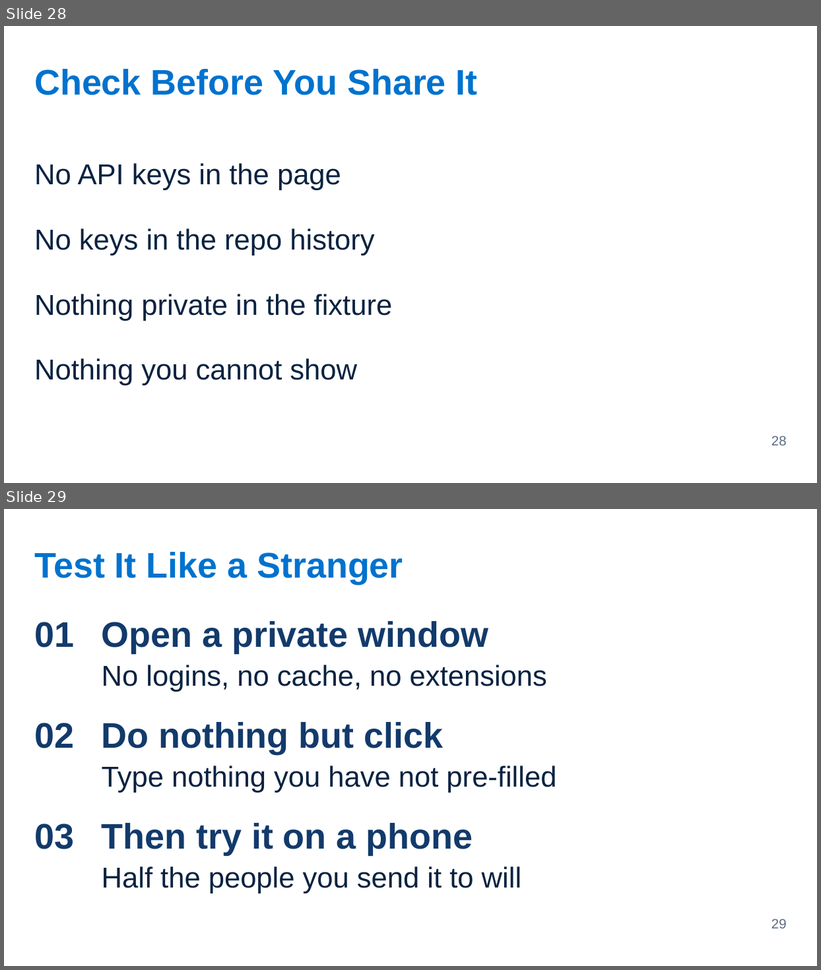
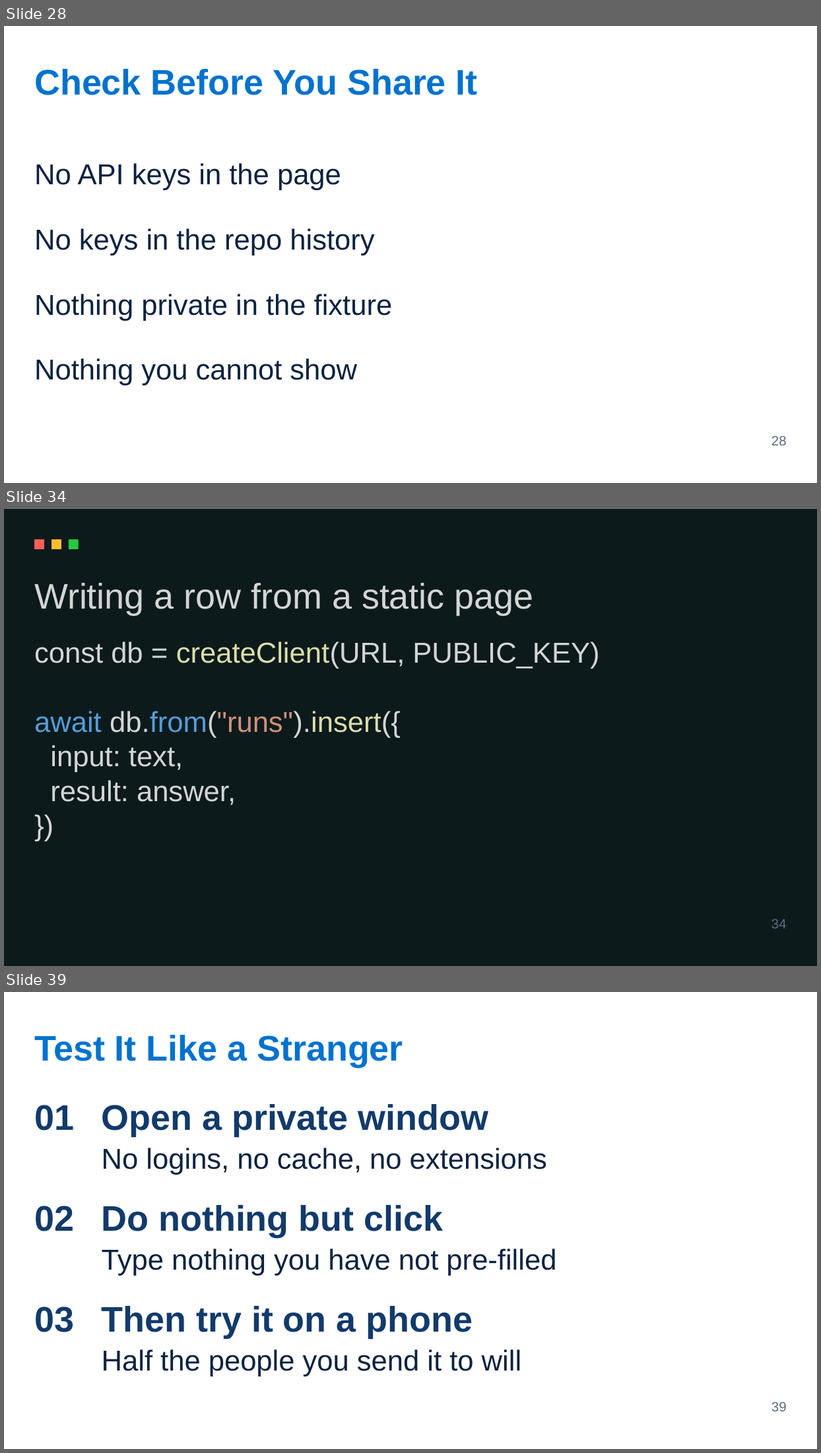
Before and after one commit to Victor-Palacios/SLaiDES, a slide deck: examples/pptx/immersion-2-3-making-it-demoable.pptx. Shown one above the other, each under a label of ours: slides 28 and 29 before the commit, slides 28, 34 and 39 after it; the slides between them are not shown. The pictures are 821x970 and 821x1453 pixels, drawn with LibreOffice and Linux fonts; fonts in the diff are those of the drawing. Boxes give left, top, right and bottom in pixels: in the first picture for what was removed or moved away, otherwise in the second. Text is boxed around its words. In the diff, an @@ line names an element or a change of style, - is before the commit and + after.

```diff
--- a/examples/pptx/immersion-2-3-making-it-demoable.pptx
+++ b/examples/pptx/immersion-2-3-making-it-demoable.pptx
@@ slide 34 added at (x1=4, y1=509, x2=817, y2=966), background #0C1A1C @@
@@ rectangle added at (x1=34, y1=539, x2=44, y2=549), fill #FF5F56 @@
@@ rectangle added at (x1=52, y1=539, x2=61, y2=549), fill #FFBD2E @@
@@ rectangle added at (x1=69, y1=539, x2=79, y2=549), fill #27C93F @@
@@ text added at (x1=34, y1=583, x2=534, y2=615), 42 pt, text #D4D4D4 @@
+Writing a row from a static page
@@ text added at (x1=34, y1=642, x2=143, y2=663), 34 pt, text #D4D4D4 @@
+const db =
@@ text added at (x1=176, y1=642, x2=405, y2=669), 34 pt, text #DCDCAA @@
+createClient
@@ text added at (x1=176, y1=642, x2=599, y2=669), 34 pt, text #D4D4D4 @@
+(URL, PUBLIC_KEY)
@@ text added at (x1=207, y1=700, x2=234, y2=735), 34 pt, text #D4D4D4 @@
+(
@@ text added at (x1=294, y1=700, x2=334, y2=735), 34 pt, text #D4D4D4 @@
+).
@@ text added at (x1=382, y1=700, x2=424, y2=735), 34 pt, text #D4D4D4 @@
+({
@@ text added at (x1=34, y1=711, x2=102, y2=733), 34 pt, text #569CD6 @@
+await
@@ text added at (x1=110, y1=711, x2=401, y2=738), 34 pt, text #D4D4D4 @@
+db.
@@ text added at (x1=110, y1=711, x2=401, y2=738), 34 pt, text #569CD6 @@
+from
@@ text added at (x1=110, y1=711, x2=401, y2=738), 34 pt, text #CE9178 @@
+"runs"
@@ text added at (x1=110, y1=711, x2=401, y2=738), 34 pt, text #DCDCAA @@
+insert
@@ text added at (x1=50, y1=745, x2=183, y2=772), 34 pt, text #D4D4D4 @@
+input: text,
@@ text added at (x1=50, y1=780, x2=236, y2=805), 34 pt, text #D4D4D4 @@
+result: answer,
@@ text added at (x1=34, y1=804, x2=77, y2=839), 34 pt, text #D4D4D4 @@
+})
@@ page number added at (x1=772, y1=920, x2=787, y2=929), 16 pt, text #5B6B82 @@
+34
@@ what was slide 29 is now slide 39 @@
@@ page number at (x1=772, y1=1402, x2=787, y2=1412): text changed @@
-29
+39
```
Also in this commit, not shown: 9 other slides added, 8 other files.
